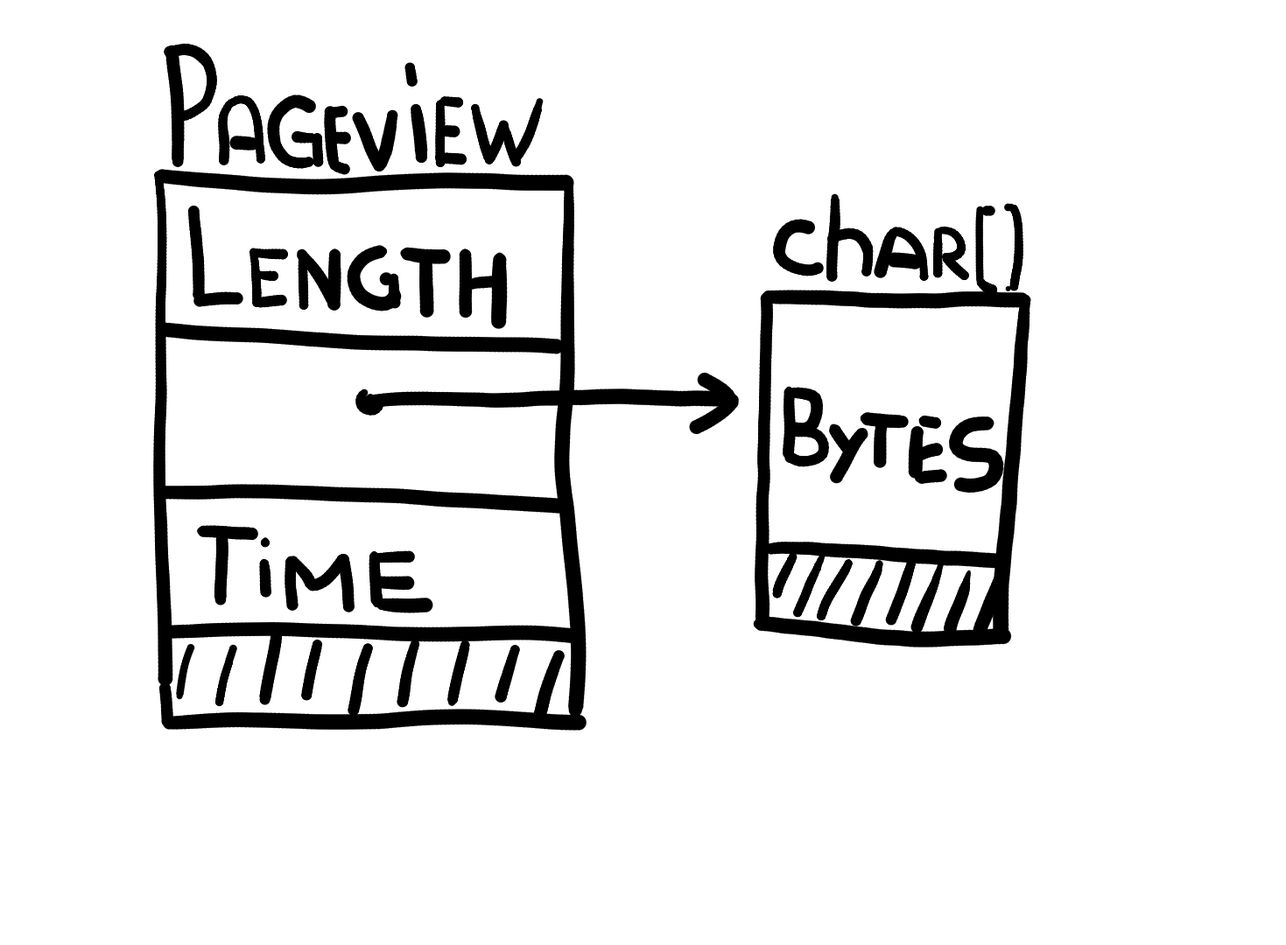
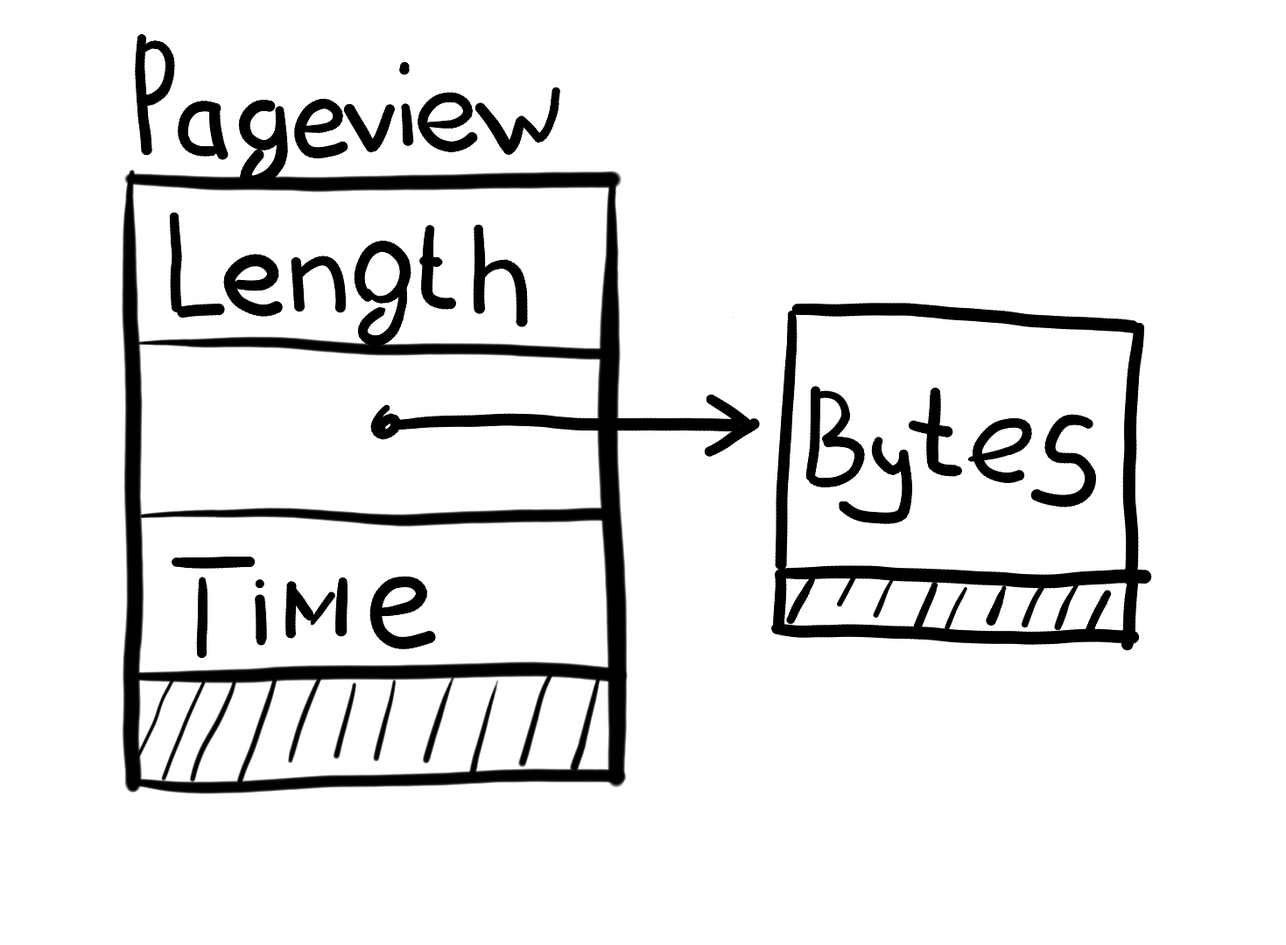
Revision of a layered 1286px x 945px image; what changed, layer by layer:
added layer "Layer 2" above "Layer 1" over left=121, top=34, right=1152, bottom=795
hid "Layer 1" over left=121, top=34, right=1065, bottom=785
